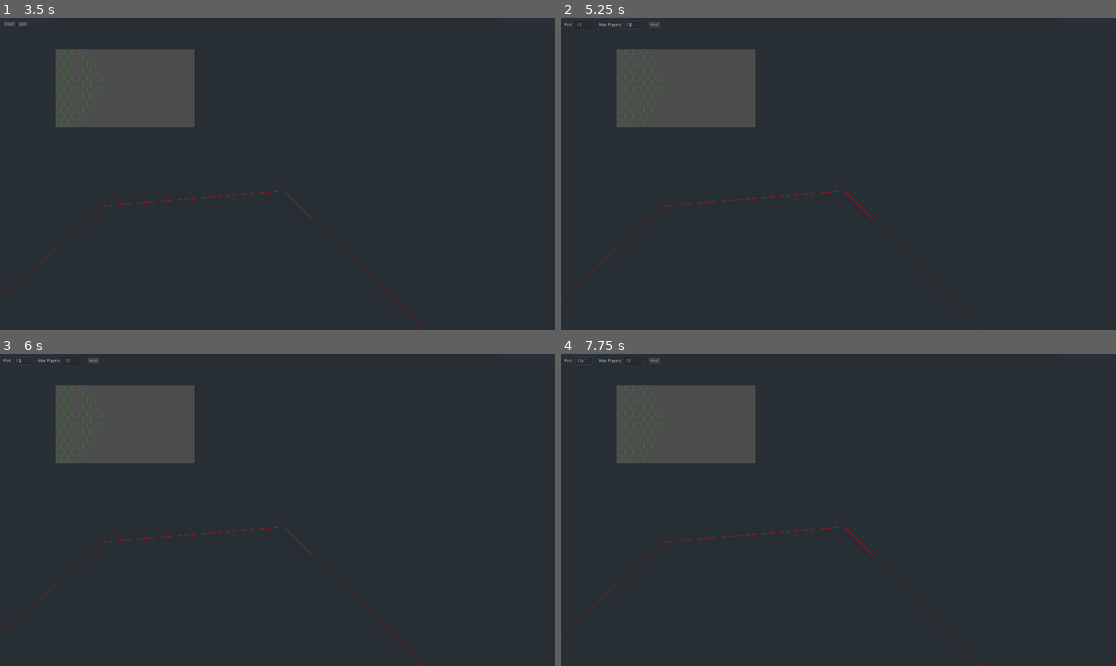
Above: before the commit, frames 1-4 (two rows, left to right).
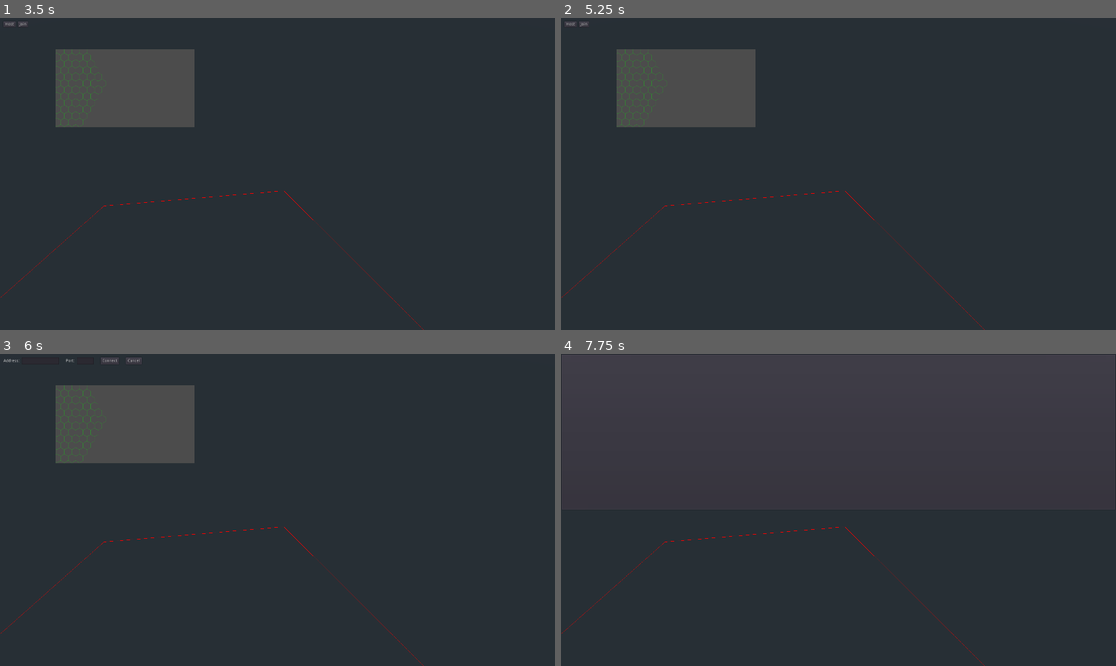
Above: after the commit, the same moments.

Repository: ObsidianBlk/FantasyFleet
Game: Godot game, scene res://Scenes/World.tscn
Same seed, same stepped clock (60 frames per second), same inputs: the game is played once before the commit and once after it.
Inputs (mouse positions are in pixels of both pictures, inside the frame that each line leads up to):
- Up to frame 1 (3.5 s): tap Enter (ui_accept) at 0.5, 0.77, 1.52, 3.02 s; move the mouse to (399, 158) at 0.52 s; hold D (game_right) 0.53-1.28 s; hold Ctrl (game_ctrl) 0.53-1.28 s; click (399, 158) at 0.67 s; move the mouse to (166, 189) at 1.27 s; hold S (game_down) 1.28-2.03 s; tap Shift (game_shift) at 1.35 s; move the mouse to (333, 105) at 2.02 s; hold D (game_right) 2.03-2.78 s; hold Tab (game_view_toggle) 2.03-2.78 s; move the mouse to (249, 236) at 2.77 s; hold W (game_up) from 2.78 s (still down); tap N (network_toggle) at 2.85 s; click (249, 236) at 2.92 s
- Up to frame 2 (5.25 s): release W (game_up) at 3.5 s; click "Host" at 3.5 s; click (583, 24) at 4.27 s; type "12" at 4.35 s; click (633, 24) at 4.5 s; type "12" at 4.58 s; click (677, 24) at 5 s, where only the run after the commit has a clickable "Cancel"
- Up to frame 3 (6 s): click (22, 360) at 5.75 s, where only the run after the commit has a clickable "Join"
- Up to frame 4 (7.75 s): click (672, 360) at 6.5 s, where only the run after the commit has a clickable "Connect"; move the mouse to (1005, 556) at 7.27 s; hold A (game_left) from 7.28 s (still down); hold ` (term_toggle) from 7.28 s (still down)

Frame 1 is identical in both runs. In frame 2, 0.1% of the frame differs, in the area x 0-18%, y 0-4%; in frame 3, 0.1%; in frame 4, 0.8%, in the area x 0-100%, y 0-35%.

Commit message:
Some minor tweaks to the Net singleton. Added 'Cancel' buttons to the Networking Host and Join modes.

Diff:
--- a/Scripts/Auto/Game.gd
+++ b/Scripts/Auto/Game.gd
@@ -130,12 +130,5 @@
 	return err
 
 # -------------------------------------------------------------------------
-# Remote Methods
-# -------------------------------------------------------------------------
-remotesync func r_get_player_profile() -> Dictionary:
-	return get_profile()
-
-
-# -------------------------------------------------------------------------
 # Handler Methods
 # -------------------------------------------------------------------------
--- a/Scripts/Auto/Net.gd
+++ b/Scripts/Auto/Net.gd
@@ -109,7 +109,7 @@
 		max_players = 2
 
 	var peer : NetworkedMultiplayerENet = NetworkedMultiplayerENet.new()
-	var res : int = peer.create_server(port, max_players)
+	var res : int = peer.create_server(port, max_players - 1)
 	if res == OK:
 		st.network_peer = peer
 		_PostNetworkInit(NET_SIG_MODE.Server)
@@ -129,6 +129,16 @@
 	emit_signal("network_disconnected")
 	return OK
 
+func send_data(data, to_id : int = -1) -> void:
+	var self_id : int = get_tree().get_network_unique_id()
+	if self_id == 1:
+		if to_id > 1:
+			rpc_id(to_id, "r_receive_data", data)
+		else:
+			rpc("r_receive_data", data)
+	else:
+		rpc_id(1, "r_receive_data", data, to_id)
+
 # -----------------------------------------------------------------------------
 # Remote Methods
 # -----------------------------------------------------------------------------
@@ -147,14 +157,26 @@
 		Log.info("Unregistered client: %d"%[id])
 		#print("Unregistered client: ", id)
 
+remote func r_receive_data(data, to_id : int = -1) -> void:
+	var id : int = get_tree().get_rpc_sender_id()
+	if id == 1 and to_id > 1:
+		rpc_id(to_id, "r_receive_data", data)
+	else:
+		Log.debug("Obtained data from %d"%[id])
+		# TODO: Process data for command
+
 # -----------------------------------------------------------------------------
 # Handler Methods
 # -----------------------------------------------------------------------------
-remote func _on_network_peer_connected(id : int) -> void:
+func _on_network_peer_connected(id : int) -> void:
 	if id in _pid:
 		Log.warning("Client ID %d already exists."%[id])
 		#printerr("WARNING: Client ID ", id, " already exists.")
 	Log.info("New client connected, %d"%[id])
+	var sid : int = get_tree().get_network_unique_id()
+	if sid == 1:
+		Log.debug("Sending data to client %d"%[id])
+		send_data("Hello from server", id)
 	#_pid[id] = {"name":"Unknown"} # This is temporary!
 
 func _on_network_peer_disconnected(id : int) -> void:
--- a/UI/Networking/Network.gd
+++ b/UI/Networking/Network.gd
@@ -27,6 +27,8 @@
 # Override Methods
 # -------------------------------------------------------------------------
 func _ready() -> void:
+	$VBC/HostMode.visible = false
+	$VBC/JoinMode.visible = false
 	visible = visible_at_start
 	if visible:
 		_UpdateNetworkModeButtons()
@@ -95,3 +97,13 @@
 	$VBC/HostMode.visible = false
 	visible = false
 	emit_signal("host_requested", host_port_node.text.to_int(), host_players_node.text.to_int())
+
+
+func _on_JoinCancel_pressed():
+	$VBC/JoinMode.visible = false
+	$VBC/NetworkMode.visible = true
+
+
+func _on_HostCancel_pressed():
+	$VBC/HostMode.visible = false
+	$VBC/NetworkMode.visible = true
--- a/UI/Networking/Network.tscn
+++ b/UI/Networking/Network.tscn
@@ -85,11 +85,17 @@
 margin_bottom = 24.0
 text = "Connect"
 
+[node name="Cancel" type="Button" parent="VBC/JoinMode"]
+margin_left = 424.0
+margin_right = 478.0
+margin_bottom = 24.0
+text = "Cancel"
+
 [node name="HostMode" type="HBoxContainer" parent="VBC"]
 visible = false
-margin_top = 24.0
+margin_top = 52.0
 margin_right = 1896.0
-margin_bottom = 48.0
+margin_bottom = 76.0
 custom_constants/separation = 24
 
 [node name="Port" type="HBoxContainer" parent="VBC/HostMode"]
@@ -129,8 +135,16 @@
 margin_bottom = 24.0
 text = "Host"
 
+[node name="Cancel" type="Button" parent="VBC/HostMode"]
+margin_left = 356.0
+margin_right = 410.0
+margin_bottom = 24.0
+text = "Cancel"
+
 [connection signal="pressed" from="VBC/NetworkMode/Host" to="." method="_on_Host_pressed"]
 [connection signal="pressed" from="VBC/NetworkMode/Join" to="." method="_on_Join_pressed"]
 [connection signal="pressed" from="VBC/NetworkMode/Disconnect" to="." method="_on_Disconnect_pressed"]
 [connection signal="pressed" from="VBC/JoinMode/Connect" to="." method="_on_Connect_pressed"]
+[connection signal="pressed" from="VBC/JoinMode/Cancel" to="." method="_on_JoinCancel_pressed"]
 [connection signal="pressed" from="VBC/HostMode/Host" to="." method="_on_Hosting_pressed"]
+[connection signal="pressed" from="VBC/HostMode/Cancel" to="." method="_on_HostCancel_pressed"]
